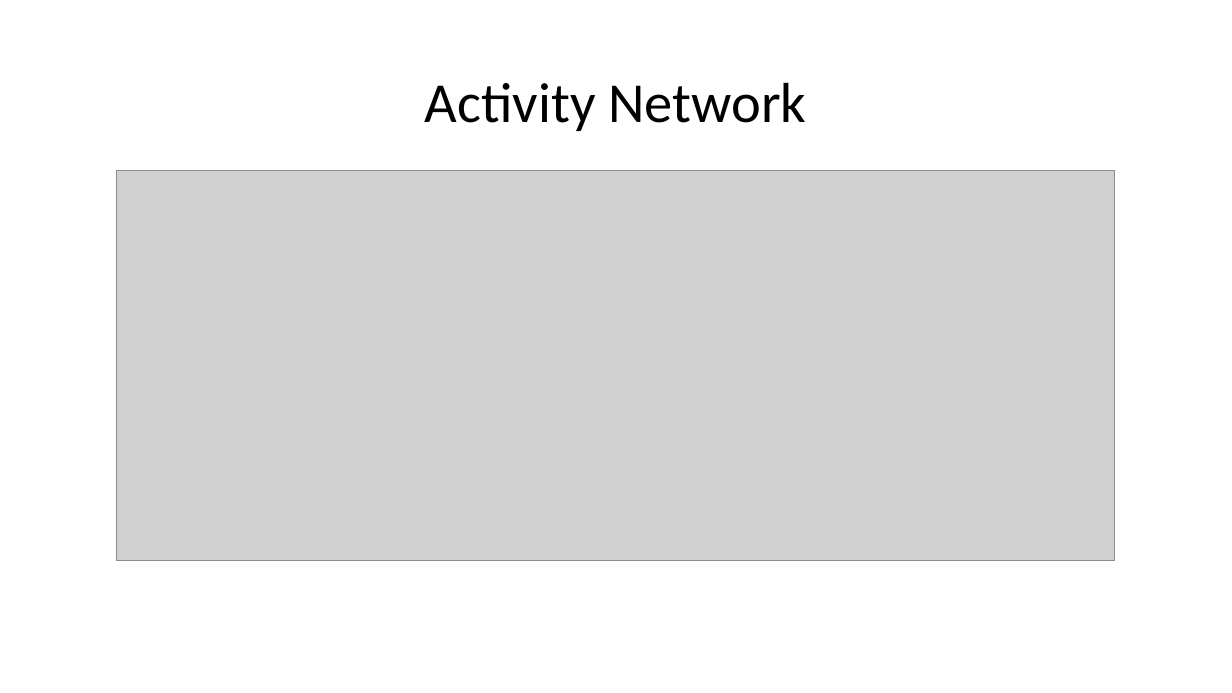
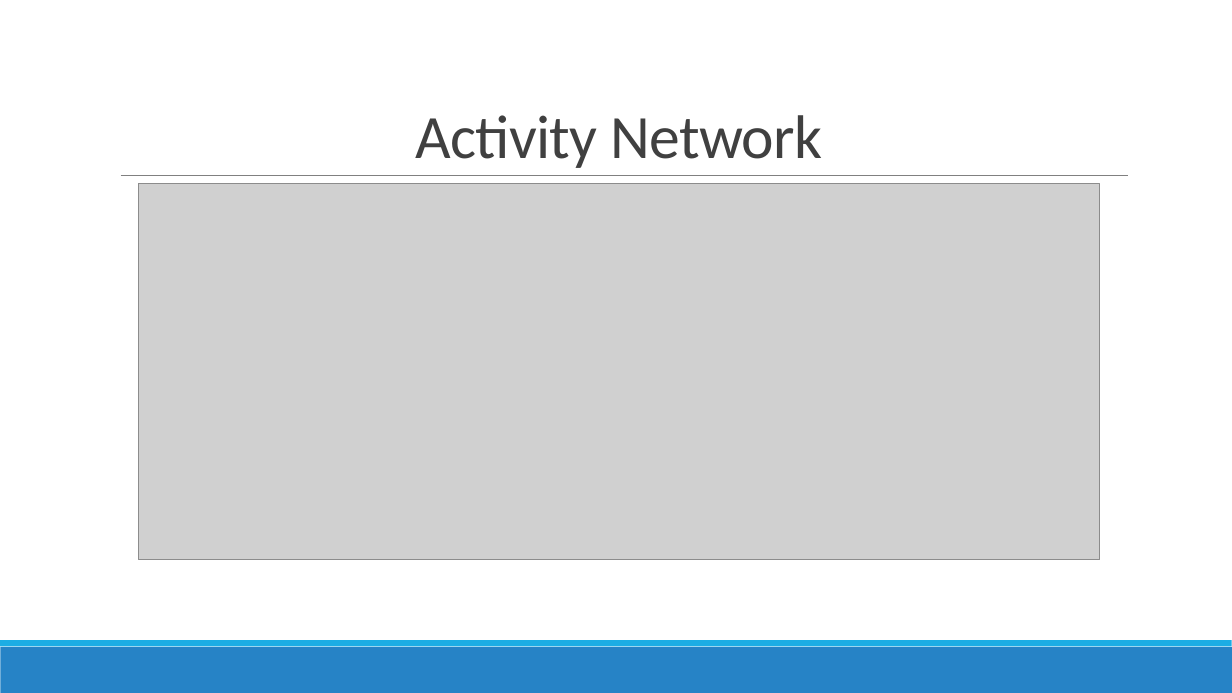
Before and after one commit to Dynamic-Deliveries/Shopping-Cart, a slide deck: slide 19 of Dynamic Deliveries.pptx. Drawn at 1232x693 pixels with LibreOffice and Linux fonts; fonts in the diff are those of the drawing; grey boxes stand for pictures. Boxes give left, top, right and bottom in pixels: in the first picture for what was removed or moved away, otherwise in the second. Text is boxed around its words. In the diff, an @@ line names an element or a change of style, - is before the commit and + after.

```diff
--- a/Dynamic Deliveries.pptx
+++ b/Dynamic Deliveries.pptx
@@ title "Activity Network": place and size @@
-title "Activity Network" at (425,82,806,131)
+title "Activity Network" at (415,115,822,168)
@@ title "Activity Network" at (415,115,822,168): size 44 to 48 pt, text colour #000000 to #404040, letter spacing 0 to -0.5 pt; line spacing 0.9 to 0.85; vertical alignment middle to bottom @@
@@ line added from (121, 176) to (1128, 176), #808080 0.5 pt @@
@@ picture: place and size @@
-picture at (117,171,1116,561)
+picture at (139,183,1100,559)
@@ rectangle added at (0,647,1232,693), fill #2683C6 @@
@@ rectangle added at (0,640,1232,647), fill #1CADE4 @@
```
Also in this commit, not shown: 19 other slides changed, 1 slide added.
